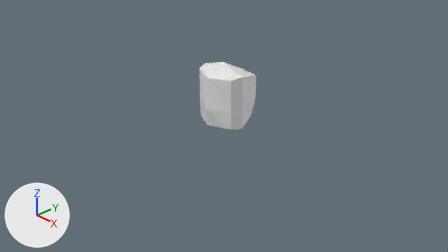
The Blender file AssetCreation/Blender2.8/Re_ChibiSpeedModel.blend as it was, and as the next commit left it.
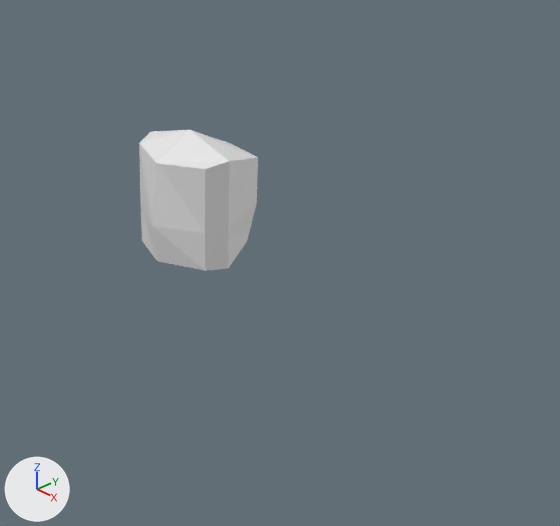
Old and new are each drawn from the file's camera 'Camera' and again close up on the part from 30% to 89% of the width and 0% to 100% of the height. Arrows for +X, +Y and +Z are at lower left; the lights stay in place.
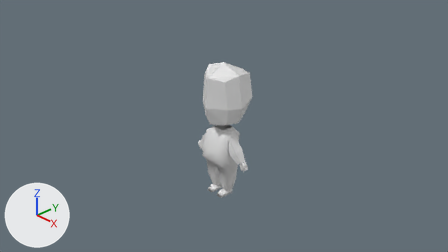
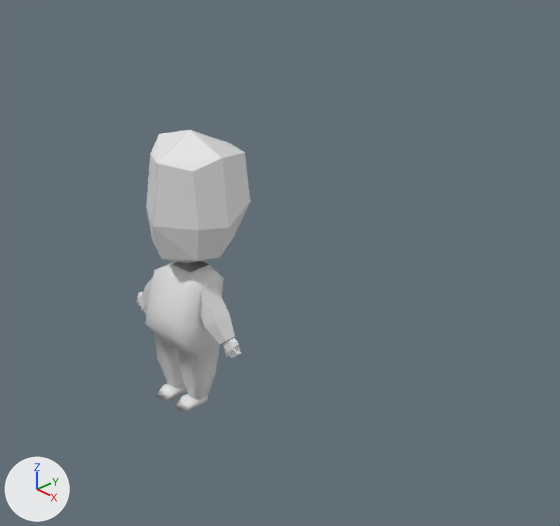
Boxes [x1, y1, x2, y2] around the edits, measured in the close-ups (560 x 526 px):
```json
{"object": "Cube", "change": "reshaped, modifiers changed", "before": [139, 130, 258, 271], "after": [146, 130, 250, 263], "on screen": "12% narrower"}
{"object": "Cube.002", "change": "added", "after": [145, 261, 223, 399]}
{"object": "Cube.004", "change": "added", "after": [141, 277, 235, 344]}
{"object": "Cube.003", "change": "added", "after": [156, 383, 208, 413]}
{"object": "Cube.005", "change": "added", "after": [136, 292, 241, 358]}
```

Edits to the scene script, one JSON object a line:
```json
{"block": "me_cube", "where": "# used by ob_cube; location = (0.0, 0.0, 0.512); scale = (0.4, 0.4, 0.4)"}
{"op": "remove", "block": "me_cube", "code": "me_cube.from_pydata(...)  # 26 vertices, 24 faces; spans x -1.24..1.17, y -1.06..1.33, z -1.28..1.63"}
{"op": "add", "block": "me_cube", "code": "me_cube.from_pydata(...)  # 17 vertices, 12 faces; spans x 0.0..1.18, y -1.06..1.33, z -1.44..1.63"}
{"block": "me_cube", "change": "me_cube part 1"}
{"block": "me_cube", "change": "20 vertices are removed from x -1.24..1.17, y -0.95..1.02, z -1.28..1.27"}
{"block": "me_cube", "change": "24 faces are deleted"}
{"block": "me_cube", "change": "11 vertices are added at x 0.0..1.18, y -0.83..1.02, z -1.44..1.27"}
{"block": "me_cube", "change": "12 new faces join them"}
{"op": "add", "block": "me_cube_006", "code": ["me_cube_006 = bpy.data.meshes.new('Cube.006')", "me_cube_006.from_pydata(...)  # 40 vertices, 38 faces; spans x 12.19..16.95, y -1.0..1.0, z -11.68..-8.61"]}
{"op": "add", "block": "me_cube_005", "code": ["me_cube_005 = bpy.data.meshes.new('Cube.005')", "me_cube_005.from_pydata(...)  # 12 vertices, 10 faces; spans x 2.9..6.17, y -1.0..1.0, z -6.52..-1.42"]}
{"op": "add", "block": "me_cube_004", "code": ["me_cube_004 = bpy.data.meshes.new('Cube.004')", "me_cube_004.from_pydata([(-2.85, -1.83, -34.87), (-2.85, -0.52, -32.84), (-2.85, 2.3, -34.98), (-2.85, 2.3, -32.95), (-0.85, -1.83, -34.87), (-0.85, -0.52, -32.84), (-0.85, 2.3, -34.98), (-0.85, 2.3, -32.95)], [], [(0, 1, 3, 2), (2, 3, 7, 6), (6, 7, 5, 4), (4, 5, 1, 0), (2, 6, 4, 0), (7, 3, 1, 5)])", "me_cube_004.polygons.foreach_set('use_smooth', [True] * 6)"]}
{"op": "add", "block": "me_cube_003", "code": ["me_cube_003 = bpy.data.meshes.new('Cube.003')", "me_cube_003.from_pydata(...)  # 40 vertices, 32 faces; spans x -0.77..1.9, y -1.65..1.38, z -5.71..2.53"]}
{"op": "add", "block": "ob_cube", "code": "_m = ob_cube.modifiers.new('Mirror', 'MIRROR')"}
{"op": "add", "block": "ob_cube_005", "code": ["ob_cube_005 = bpy.data.objects.new('Cube.005', me_cube_006)", "ob_cube_005.location = (0.0, -0.039, -0.066)", "ob_cube_005.scale = (0.0389, 0.0389, 0.0596)", "_m = ob_cube_005.modifiers.new('Mirror', 'MIRROR')"]}
{"op": "add", "block": "ob_cube_004", "code": ["ob_cube_004 = bpy.data.objects.new('Cube.004', me_cube_005)", "ob_cube_004.location = (0.0, -0.039, -0.066)", "ob_cube_004.scale = (0.0889, 0.0889, 0.0889)", "_m = ob_cube_004.modifiers.new('Mirror', 'MIRROR')"]}
{"op": "add", "block": "ob_cube_003", "code": ["ob_cube_003 = bpy.data.objects.new('Cube.003', me_cube_004)", "ob_cube_003.location = (0.0, -0.117, -0.066)", "ob_cube_003.scale = (-0.0684, 0.0684, 0.0386)", "_m = ob_cube_003.modifiers.new('Mirror', 'MIRROR')"]}
{"op": "add", "block": "ob_cube_002", "code": ["ob_cube_002 = bpy.data.objects.new('Cube.002', me_cube_003)", "ob_cube_002.location = (0.0, -0.039, -0.464)", "ob_cube_002.scale = (0.151, 0.151, 0.151)", "_m = ob_cube_002.modifiers.new('Mirror', 'MIRROR')"]}
```
